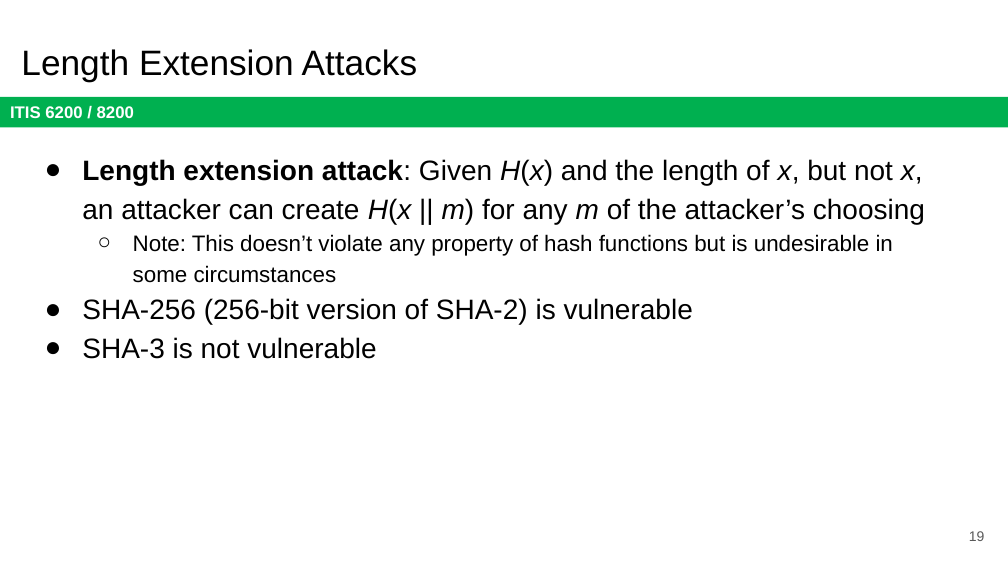
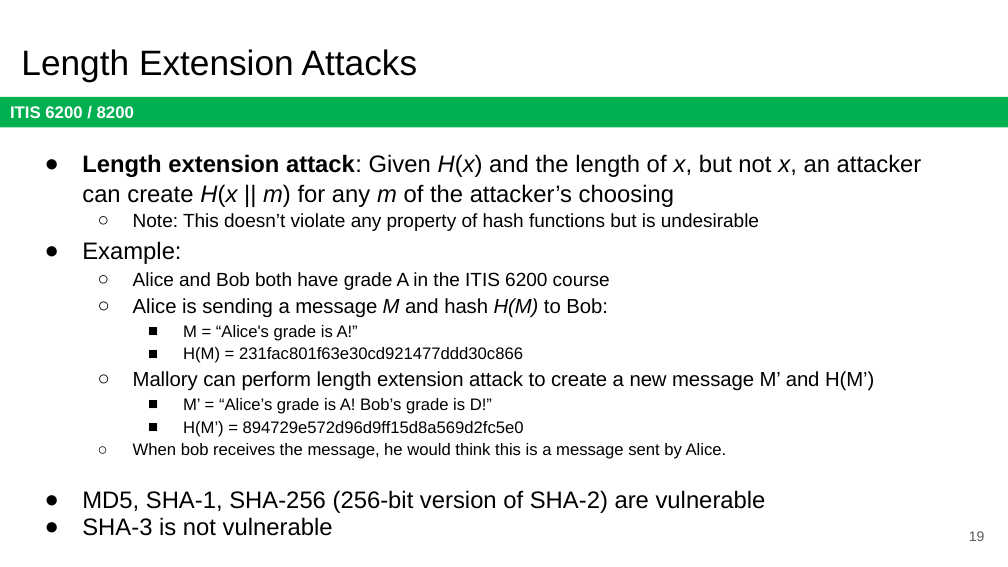
Before and after one commit to jx5c/github.io, a slide deck: slide 19 of teaching/ITIS6200/2023fa/lectures/lec04.pptx. Drawn at 1008x567 pixels with LibreOffice and Linux fonts; fonts in the diff are those of the drawing. Boxes give left, top, right and bottom in pixels: in the first picture for what was removed or moved away, otherwise in the second. Text is boxed around its words. In the diff, an @@ line names an element or a change of style, - is before the commit and + after.

```diff
--- a/teaching/ITIS6200/2023fa/lectures/lec04.pptx
+++ b/teaching/ITIS6200/2023fa/lectures/lec04.pptx
@@ text at [82, 154, 922, 536]: size 20 to 17 pt in "Length extension attack: Given H(x) and the ...", "SHA-3 is not vulnerable"; line spacing 1.15 to 1.05; line spacing 1.15 to 0.95 @@
@@ text at [82, 213, 874, 513]: text changed; size 16 to 11.9 pt @@
-  ○ Note: This doesn’t violate any property of hash functions but is undesirable in some circumstances
-● SHA-256 (256-bit version of SHA-2) is vulnerable
+  ○ Note: This doesn’t violate any property of hash functions but is undesirable
+● Example:
+  ○ Alice and Bob both have grade A in the ITIS 6200 course
+  ○ Alice is sending a message M and hash H(M) to Bob:
+    ■ M = “Alice's grade is A!”
+    ■ H(M) = 231fac801f63e30cd921477ddd30c866
+  ○ Mallory can perform length extension attack to create a new message M’ and H(M’)
+    ■ M’ = “Alice’s grade is A! Bob’s grade is D!”
+    ■ H(M’) = 894729e572d96d9ff15d8a569d2fc5e0
+  ○ When bob receives the message, he would think this is a message sent by Alice.
+● MD5, SHA-1, SHA-256 (256-bit version of SHA-2) are vulnerable
```
Also in this commit, not shown: 3 other slides changed.
